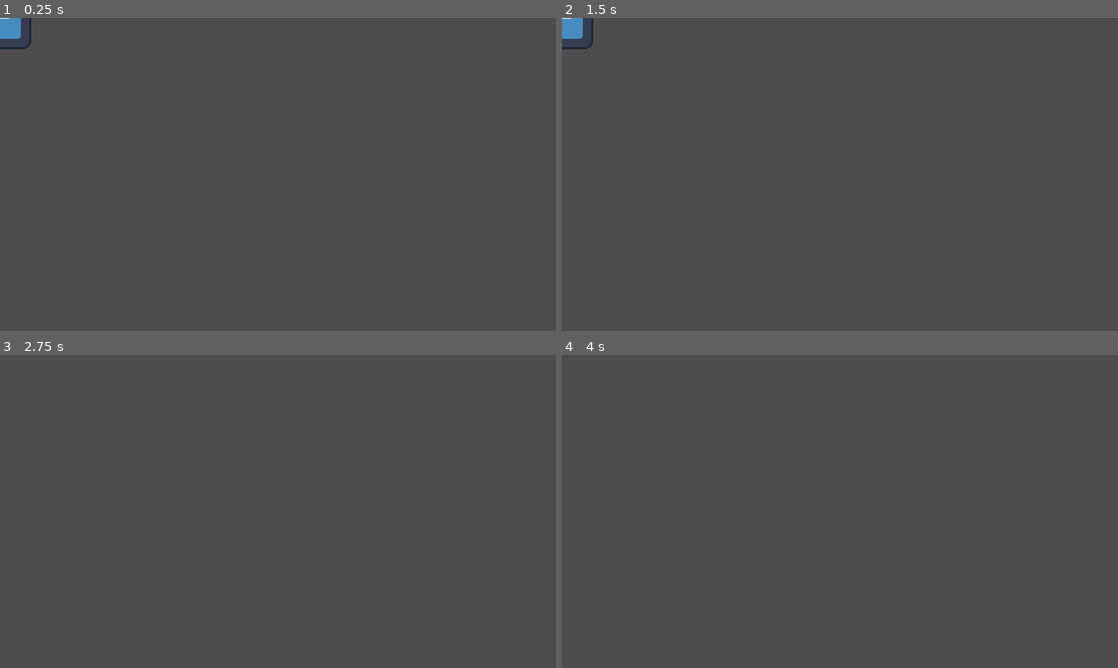
Above: before the commit, frames 1-4 (two rows, left to right).
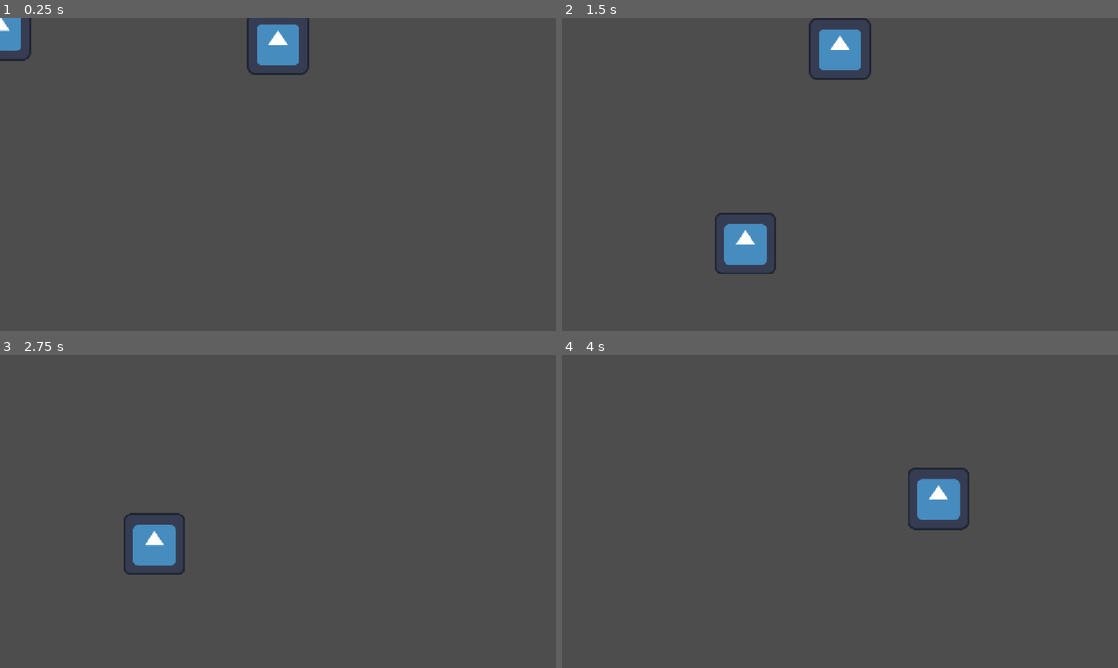
Above: after the commit, the same moments.

Repository: nutshell-programmer/Cozy-Fall-Jam-2026
Game: Godot game, scene res://scenes/main.tscn
Same seed, same stepped clock (60 frames per second), same inputs: the game is played once before the commit and once after it. The engine's default icon, where the game draws it, is replaced by a stand-in: a white triangle on a blue panel in a dark square.
Inputs:
- Up to frame 1 (0.25 s): no input
- Up to frame 2 (1.5 s): tap Enter (ui_accept) at 0.5, 0.6 s; hold Right (Right, bound only after the commit) from 0.53 s (still down); tap W (Jump, bound only after the commit) at 0.77, 0.8, 1.07, 1.35 s
- Up to frame 3 (2.75 s): tap W (Jump, bound only after the commit) at 1.52, 1.82, 2.3 s; tap Enter (ui_accept) at 1.55, 2.1 s; release Right (Right, bound only after the commit) at 2.03 s; hold A (Left, bound only after the commit) from 2.03 s (still down)
- Up to frame 4 (4 s): release A (Left, bound only after the commit) at 2.78 s; hold Right (Right, bound only after the commit) from 2.78 s (still down); tap Enter (ui_accept) at 2.85 s; tap W (Jump, bound only after the commit) at 3.02, 3.32, 3.6, 3.77 s

The runs differ from the first frame. In frame 1, 1.4% of the frame differs, in the area x 0-56%, y 0-19%; in frame 2, 2.9%, in the area x 0-56%, y 0-82%; in frame 3, 1.3%; in frame 4, 1.3%.

Commit message:
Added player scene

Diff:
--- /dev/null
+++ b/global.gd
@@ -0,0 +1,4 @@
+extends Node
+
+var total_treasure: int = 10
+var treasure_collected: int = 0
--- a/project.godot
+++ b/project.godot
@@ -22,7 +22,29 @@
 
 [editor_plugins]
 
-enabled=PackedStringArray("res://addons/godot_super-wakatime/plugin.cfg")
+enabled=PackedStringArray("res://.godot/scenetime/plugin.cfg", "res://addons/godot_super-wakatime/plugin.cfg")
+
+[input]
+
+Right={
+"deadzone": 0.2,
+"events": [Object(InputEventKey,"resource_local_to_scene":false,"resource_name":"","device":-1,"window_id":0,"alt_pressed":false,"shift_pressed":false,"ctrl_pressed":false,"meta_pressed":false,"pressed":false,"keycode":0,"physical_keycode":4194321,"key_label":0,"unicode":0,"location":0,"echo":false,"script":null)
+, Object(InputEventKey,"resource_local_to_scene":false,"resource_name":"","device":-1,"window_id":0,"alt_pressed":false,"shift_pressed":false,"ctrl_pressed":false,"meta_pressed":false,"pressed":false,"keycode":0,"physical_keycode":68,"key_label":0,"unicode":100,"location":0,"echo":false,"script":null)
+]
+}
+Left={
+"deadzone": 0.2,
+"events": [Object(InputEventKey,"resource_local_to_scene":false,"resource_name":"","device":-1,"window_id":0,"alt_pressed":false,"shift_pressed":false,"ctrl_pressed":false,"meta_pressed":false,"pressed":false,"keycode":0,"physical_keycode":65,"key_label":0,"unicode":97,"location":0,"echo":false,"script":null)
+, Object(InputEventKey,"resource_local_to_scene":false,"resource_name":"","device":-1,"window_id":0,"alt_pressed":false,"shift_pressed":false,"ctrl_pressed":false,"meta_pressed":false,"pressed":false,"keycode":0,"physical_keycode":4194319,"key_label":0,"unicode":0,"location":0,"echo":false,"script":null)
+]
+}
+Jump={
+"deadzone": 0.2,
+"events": [Object(InputEventKey,"resource_local_to_scene":false,"resource_name":"","device":-1,"window_id":0,"alt_pressed":false,"shift_pressed":false,"ctrl_pressed":false,"meta_pressed":false,"pressed":false,"keycode":0,"physical_keycode":87,"key_label":0,"unicode":119,"location":0,"echo":false,"script":null)
+, Object(InputEventKey,"resource_local_to_scene":false,"resource_name":"","device":-1,"window_id":0,"alt_pressed":false,"shift_pressed":false,"ctrl_pressed":false,"meta_pressed":false,"pressed":false,"keycode":0,"physical_keycode":4194320,"key_label":0,"unicode":0,"location":0,"echo":false,"script":null)
+, Object(InputEventKey,"resource_local_to_scene":false,"resource_name":"","device":-1,"window_id":0,"alt_pressed":false,"shift_pressed":false,"ctrl_pressed":false,"meta_pressed":false,"pressed":false,"keycode":0,"physical_keycode":32,"key_label":0,"unicode":32,"location":0,"echo":false,"script":null)
+]
+}
 
 [physics]
 
--- a/scenes/interactable_zone.gd
+++ b/scenes/interactable_zone.gd
@@ -12,7 +12,7 @@
 func _ready() -> void:
 	for child in get_children():
 		if child is Area2D:
-			child.area_entered.connect(on_interactable_area_entered)
+			child.body_entered.connect(on_interactable_area_entered)
 
 func _process(delta: float) -> void:
 	if is_in_area:
@@ -20,12 +20,17 @@
 		if Input.is_action_just_pressed("ui_accept"):
 			interacted_with_area()
 
-func on_interactable_area_entered():
-	interactable_zone_entered.emit()
-	is_in_area = true
+func on_interactable_area_entered(body: Node2D):
+	if body.name == "Player":
+		interactable_zone_entered.emit()
+		is_in_area = true
+		print("a")
+	else:
+		print("e5")
 
 func interacted_with_area():
 	if treasure_type == "Treasure":
 		treasure_gained.emit()
 	elif treasure_type == "Junk":
 		junk_gained.emit()
+	print("AOFDIFJSO")
--- a/scenes/main.gd
+++ b/scenes/main.gd
@@ -10,10 +10,26 @@
 func _process(delta: float) -> void:
 	pass
 
+func add_notif(image: String):
+	var new_image_sprite: Sprite2D = Sprite2D.new()
+	if image.is_absolute_path():
+		new_image_sprite.texture = load(image)
+	else:
+		new_image_sprite.texture = load("res://icon.svg")
+	new_image_sprite.position.x = get_viewport().get_visible_rect().size.x / 2
+	add_child(new_image_sprite)
+	var tween = create_tween()
+	tween.tween_property(new_image_sprite, "position:y", new_image_sprite.texture.get_height() / 2.0, 0.3)
+	await get_tree().create_timer(2).timeout
+	tween = create_tween()
+	tween.tween_property(new_image_sprite, "modulate:a", 0, 0.4)
+	await tween.finished
+	new_image_sprite.queue_free()
 
-func add_notif(image):
-	var new_image_sprite: Sprite2D = Sprite2D.new()
-	new_image_sprite.texture = load("res://icon.svg")
-	add_child(new_image_sprite)
-	await get_tree().create_timer(2).timeout
-	new_image_sprite.queue_free()
+
+func _on_interactable_zone_treasure_gained() -> void:
+	add_notif("treasure gained image")
+
+
+func _on_interactable_zone_junk_gained() -> void:
+	add_notif("junk gained image")
--- a/scenes/main.tscn
+++ b/scenes/main.tscn
@@ -2,16 +2,29 @@
 
 [ext_resource type="Script" uid="uid://dsyvgpderufbi" path="res://scenes/main.gd" id="1_0wfyh"]
 [ext_resource type="PackedScene" uid="uid://dxkijm6uuutqk" path="res://scenes/interactable_zone.tscn" id="1_o5qli"]
+[ext_resource type="PackedScene" uid="uid://bmbit6lldrhwu" path="res://scenes/player.tscn" id="3_sugp2"]
 
 [sub_resource type="CircleShape2D" id="CircleShape2D_1vivr"]
 radius = 45.276924
+
+[sub_resource type="RectangleShape2D" id="RectangleShape2D_1vivr"]
+size = Vector2(1275, 43)
 
 [node name="Main" type="Node2D" unique_id=1685321197]
 script = ExtResource("1_0wfyh")
 
 [node name="InteractableZone" parent="." unique_id=1659842502 instance=ExtResource("1_o5qli")]
+position = Vector2(712, 554)
 
 [node name="Area2D" type="Area2D" parent="InteractableZone" unique_id=408502972]
 
 [node name="CollisionShape2D" type="CollisionShape2D" parent="InteractableZone/Area2D" unique_id=601210712]
 shape = SubResource("CircleShape2D_1vivr")
+
+[node name="Player" parent="." unique_id=898339257 instance=ExtResource("3_sugp2")]
+
+[node name="StaticBody2D" type="StaticBody2D" parent="." unique_id=859846349]
+
+[node name="CollisionShape2D" type="CollisionShape2D" parent="StaticBody2D" unique_id=1491279855]
+position = Vector2(576, 638)
+shape = SubResource("RectangleShape2D_1vivr")
--- /dev/null
+++ b/scenes/main_menu.gd
@@ -0,0 +1,4 @@
+extends Node2D
+
+func _on_button_pressed() -> void:
+	get_tree().change_scene_to_file("res://scenes/main.tscn")
--- /dev/null
+++ b/scenes/main_menu.tscn
@@ -0,0 +1,24 @@
+[gd_scene format=3 uid="uid://h4dseoo4xsx"]
+
+[ext_resource type="Script" uid="uid://cxa1npgl57y20" path="res://scenes/main_menu.gd" id="1_ekxnf"]
+[ext_resource type="Texture2D" uid="uid://d7pstb8g1q0u" path="res://icon.svg" id="1_l6cm7"]
+
+[node name="MainMenu" type="Node2D" unique_id=1872321767]
+script = ExtResource("1_ekxnf")
+
+[node name="TextureRect" type="TextureRect" parent="." unique_id=2003616295]
+offset_left = 202.0
+offset_top = 6.0
+offset_right = 914.0
+offset_bottom = 325.0
+texture = ExtResource("1_l6cm7")
+stretch_mode = 5
+
+[node name="Button" type="Button" parent="." unique_id=1437542341]
+offset_left = 455.0
+offset_top = 492.0
+offset_right = 690.0
+offset_bottom = 571.0
+text = "Start"
+
+[connection signal="pressed" from="Button" to="." method="_on_button_pressed"]
--- /dev/null
+++ b/scenes/player.tscn
@@ -0,0 +1,17 @@
+[gd_scene format=3 uid="uid://bmbit6lldrhwu"]
+
+[ext_resource type="Script" uid="uid://cfl48lmn5a27m" path="res://practice_character.gd" id="1_g2els"]
+[ext_resource type="Texture2D" uid="uid://d7pstb8g1q0u" path="res://icon.svg" id="2_qhqgy"]
+
+[sub_resource type="CapsuleShape2D" id="CapsuleShape2D_1vivr"]
+radius = 60.0
+height = 150.0
+
+[node name="Player" type="CharacterBody2D" unique_id=898339257]
+script = ExtResource("1_g2els")
+
+[node name="Sprite2D" type="Sprite2D" parent="." unique_id=431344088]
+texture = ExtResource("2_qhqgy")
+
+[node name="CollisionShape2D" type="CollisionShape2D" parent="." unique_id=534190622]
+shape = SubResource("CapsuleShape2D_1vivr")
Not shown, added: global.gd.uid
Not shown, added: practice_character.gd.uid
Not shown, added: scenes/main_menu.gd.uid
